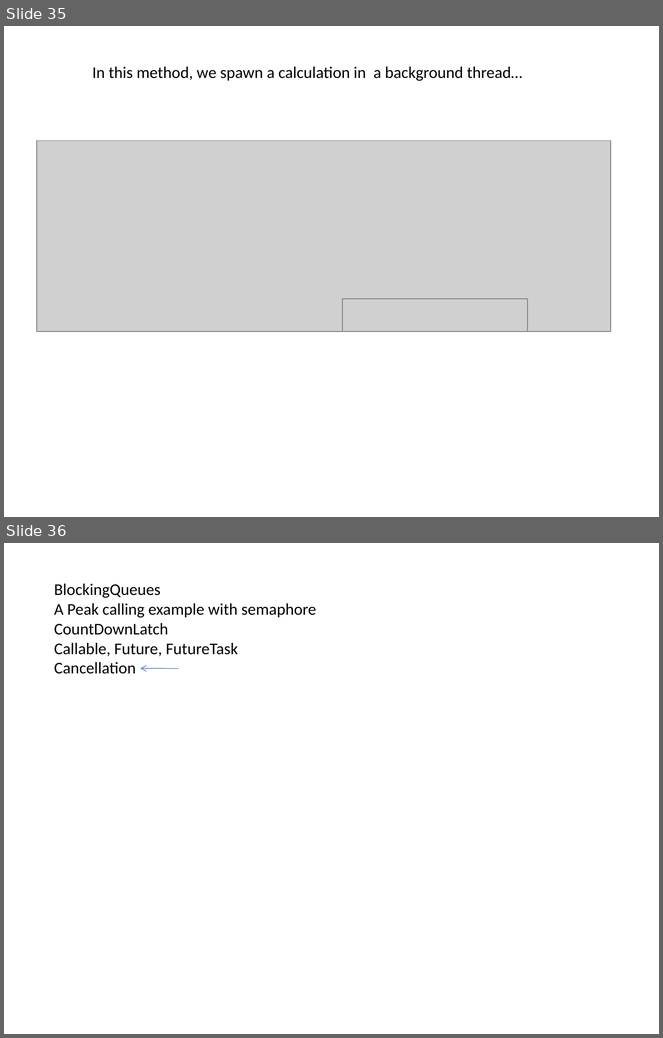
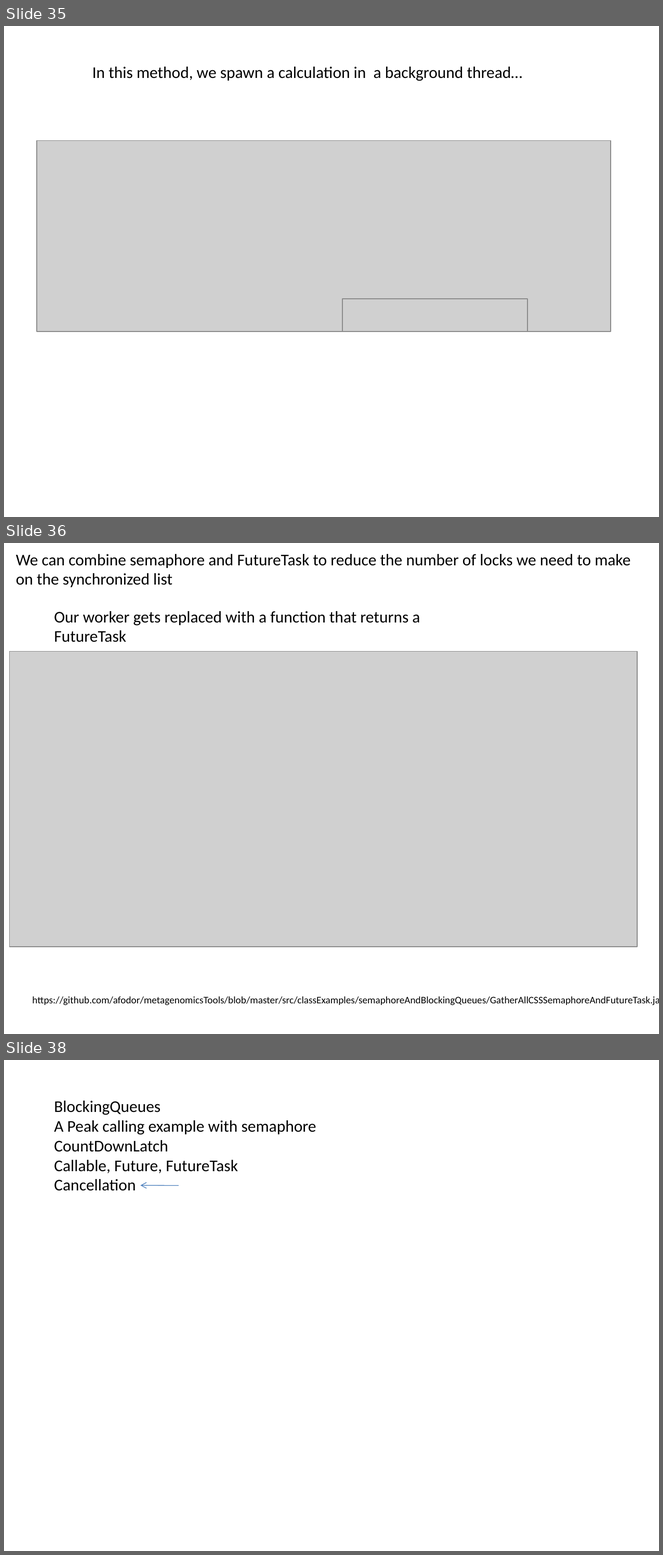
Before and after one commit to afodor/afodor.github.io, a slide deck: classes/prog2017/Prog3-Lecture17.pptx. Shown one above the other, each under a label of ours: slides 35 and 36 before the commit, slides 35, 36 and 38 after it; the slides between them are not shown. The pictures are 663x1038 and 663x1555 pixels, drawn with LibreOffice and Linux fonts; fonts in the diff are those of the drawing; grey boxes stand for pictures. Boxes give left, top, right and bottom in pixels: in the first picture for what was removed or moved away, otherwise in the second. Text is boxed around its words. In the diff, an @@ line names an element or a change of style, - is before the commit and + after.

```diff
--- a/classes/prog2017/Prog3-Lecture17.pptx
+++ b/classes/prog2017/Prog3-Lecture17.pptx
@@ slide 36 added at (4,543,659,1034), background #FFFFFF @@
@@ text added at (16,554,631,587), 18 pt, text #000000 @@
+We can combine semaphore and FutureTask to reduce the number of locks we need to make
+on the synchronized list
@@ text added at (54,611,420,642), 18 pt, text #000000 @@
+Our worker gets replaced with a function that returns a FutureTask
@@ picture added at (9,651,637,947) @@
@@ text added at (32,996,659,1006), 11 pt, text #000000 @@
+https://github.com/afodor/metagenomicsTools/blob/master/src/classExamples/semaphoreAndBlockingQueues/GatherAllCSSSemaphoreAndFutureTask.java
@@ what was slide 36 is now slide 38 @@
```
Also in this commit, not shown: 6 slides changed, 1 other slide added, 3 other files.
